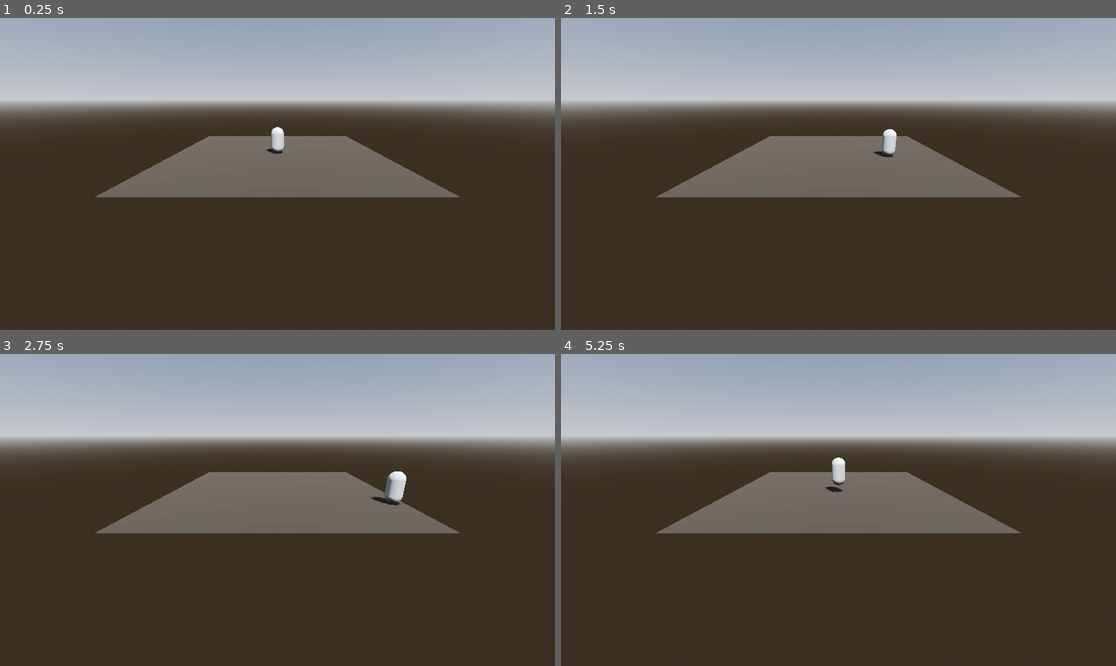
Above: before the commit, frames 1-4 (two rows, left to right).
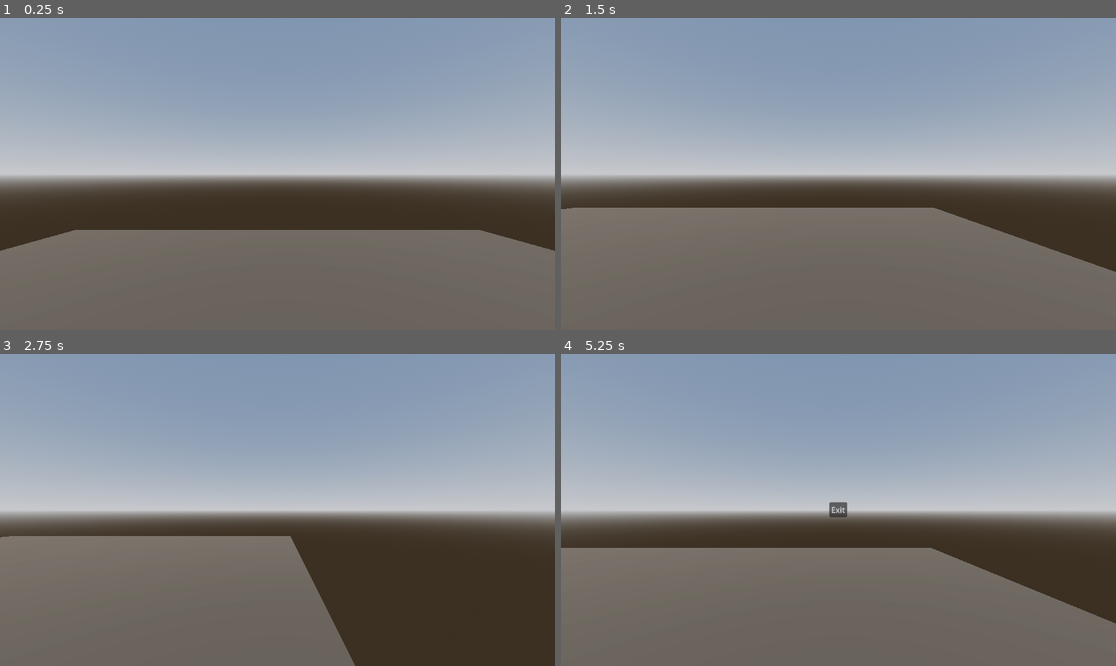
Above: after the commit, the same moments.

Repository: MorningBeverage/Temp-Project
Game: Godot game, scene res://scene_1.tscn
The game is run twice, just before and just after one commit, with the same random seed, the same clock (stepped at 60 frames per second) and the same inputs.
Inputs:
- Up to frame 1 (0.25 s): no input
- Up to frame 2 (1.5 s): tap Enter (ui_accept) at 0.5, 0.6, 0.77, 1.07, 1.35 s; hold Right (ui_right) 0.53-1.28 s; hold Down (ui_down) from 1.28 s (still down)
- Up to frame 3 (2.75 s): tap Enter (ui_accept) at 1.52, 1.82, 2.1 s; release Down (ui_down) at 2.03 s; hold Right (ui_right) from 2.03 s (still down)
- Up to frame 4 (5.25 s): release Right (ui_right) at 2.78 s; hold Up (ui_up) 2.78-3.53 s; tap Enter (ui_accept) at 2.85, 3.02, 3.32, 3.6, 3.77, 4.07, 4.35, 4.52, 4.82, 5.1 s; hold Left (ui_left) 3.53-5.03 s; tap Escape (escape, bound only after the commit) at 4.15 s; hold Down (ui_down) from 5.03 s (still down)

The runs differ from the first frame. In frame 1, 81% of the frame differs, in the area x 0-100%, y 2-100%; in frame 2, 86%; in frame 3, 74%; in frame 4, 84%.

Commit message:
Added menu & attached camera to character
Also set the default view to fullscreen and changed the character's code so they would not react to input while the menu is open.

Diff:
--- a/character.gd
+++ b/character.gd
@@ -1,23 +1,39 @@
 extends CharacterBody3D
 
+@onready var root: Node3D = $".."
 
 const SPEED = 5.0
 const JUMP_VELOCITY = 4.5
 
+var menu_open: bool
 
+func _ready() -> void:
+	root.menu_state_changed.connect(_on_menu_state_changed)
+
+
+# Movement & Gravity
 func _physics_process(delta: float) -> void:
-	# Add the gravity.
+	#region: Input
+	var input_jump: bool
+	var input_dir: Vector2
+
+	# Get input if the menu is not open.
+	if menu_open == false:
+		input_jump = Input.is_action_just_pressed("ui_accept")
+		input_dir = Input.get_vector("ui_left", "ui_right", "ui_up", "ui_down")
+	#endregion
+
+	# Add gravity.
 	if not is_on_floor():
 		velocity += get_gravity() * delta
 
 	# Handle jump.
-	if Input.is_action_just_pressed("ui_accept") and is_on_floor():
+	if input_jump and is_on_floor():
 		velocity.y = JUMP_VELOCITY
 
-	# Get the input direction and handle the movement/deceleration.
-	# As good practice, you should replace UI actions with custom gameplay actions.
-	var input_dir := Input.get_vector("ui_left", "ui_right", "ui_up", "ui_down")
-	var direction := (transform.basis * Vector3(input_dir.x, 0, input_dir.y)).normalized()
+	# Handle movement/deceleration.
+	var direction = (transform.basis * Vector3(input_dir.x, 0, input_dir.y)).normalized()
+
 	if direction:
 		velocity.x = direction.x * SPEED
 		velocity.z = direction.z * SPEED
@@ -26,3 +42,7 @@
 		velocity.z = move_toward(velocity.z, 0, SPEED)
 
 	move_and_slide()
+
+
+func _on_menu_state_changed(signal_menu_open: bool) -> void:
+	menu_open = signal_menu_open
--- a/character.tscn
+++ b/character.tscn
@@ -6,11 +6,16 @@
 
 [sub_resource type="CapsuleShape3D" id="CapsuleShape3D_xbj5f"]
 
-[node name="CharacterBody3D" type="CharacterBody3D"]
+[node name="Character" type="CharacterBody3D"]
 script = ExtResource("1_w0c0x")
 
 [node name="MeshInstance3D" type="MeshInstance3D" parent="."]
+transform = Transform3D(1, 0, 0, 0, 1, 0, 0, 0, 1, 0, 1, 0)
 mesh = SubResource("CapsuleMesh_g2ark")
 
 [node name="CollisionShape3D" type="CollisionShape3D" parent="."]
+transform = Transform3D(1, 0, 0, 0, 1, 0, 0, 0, 1, 0, 1, 0)
 shape = SubResource("CapsuleShape3D_xbj5f")
+
+[node name="Camera3D" type="Camera3D" parent="."]
+transform = Transform3D(1, 0, 0, 0, 1, 0, 0, 0, 1, 0, 1.5, 0)
--- /dev/null
+++ b/menu.gd
@@ -0,0 +1,13 @@
+extends Control
+
+
+func _ready() -> void:
+	pass
+
+
+func _process(_delta: float) -> void:
+	pass
+
+
+func _on_exit_button_pressed() -> void:
+	get_tree().quit()
--- /dev/null
+++ b/menu.tscn
@@ -0,0 +1,28 @@
+[gd_scene load_steps=2 format=3 uid="uid://dvhv0s7t0m3qu"]
+
+[ext_resource type="Script" path="res://menu.gd" id="1_jpui5"]
+
+[node name="Menu" type="Control"]
+layout_mode = 3
+anchors_preset = 15
+anchor_right = 1.0
+anchor_bottom = 1.0
+grow_horizontal = 2
+grow_vertical = 2
+script = ExtResource("1_jpui5")
+
+[node name="CenterContainer" type="CenterContainer" parent="."]
+layout_mode = 1
+anchors_preset = 15
+anchor_right = 1.0
+anchor_bottom = 1.0
+grow_horizontal = 2
+grow_vertical = 2
+
+[node name="ExitButton" type="Button" parent="CenterContainer"]
+layout_mode = 2
+size_flags_horizontal = 4
+focus_mode = 0
+text = "Exit"
+
+[connection signal="pressed" from="CenterContainer/ExitButton" to="." method="_on_exit_button_pressed"]
--- a/project.godot
+++ b/project.godot
@@ -10,7 +10,19 @@
 
 [application]
 
-config/name="New Game Project"
+config/name="Temp Project"
 run/main_scene="res://scene_1.tscn"
 config/features=PackedStringArray("4.3", "Forward Plus")
 config/icon="res://icon.svg"
+
+[display]
+
+window/size/mode=3
+
+[input]
+
+escape={
+"deadzone": 0.5,
+"events": [Object(InputEventKey,"resource_local_to_scene":false,"resource_name":"","device":-1,"window_id":0,"alt_pressed":false,"shift_pressed":false,"ctrl_pressed":false,"meta_pressed":false,"pressed":false,"keycode":0,"physical_keycode":4194305,"key_label":0,"unicode":0,"location":0,"echo":false,"script":null)
+]
+}
--- a/scene_1.tscn
+++ b/scene_1.tscn
@@ -1,6 +1,7 @@
-[gd_scene load_steps=8 format=3 uid="uid://7uer2j682v5u"]
+[gd_scene load_steps=9 format=3 uid="uid://7uer2j682v5u"]
 
 [ext_resource type="PackedScene" uid="uid://bphpgffntyn2l" path="res://character.tscn" id="1_et77c"]
+[ext_resource type="Script" path="res://scene_root.gd" id="1_qv4ep"]
 
 [sub_resource type="ProceduralSkyMaterial" id="ProceduralSkyMaterial_55a4x"]
 sky_horizon_color = Color(0.64625, 0.65575, 0.67075, 1)
@@ -25,7 +26,8 @@
 [sub_resource type="BoxShape3D" id="BoxShape3D_v41s3"]
 size = Vector3(16, 1, 16)
 
-[node name="Node3D" type="Node3D"]
+[node name="Scene1" type="Node3D"]
+script = ExtResource("1_qv4ep")
 
 [node name="WorldEnvironment" type="WorldEnvironment" parent="."]
 environment = SubResource("Environment_7dapj")
@@ -44,8 +46,5 @@
 transform = Transform3D(1, 0, 0, 0, 1, 0, 0, 0, 1, 0, -0.5, 0)
 shape = SubResource("BoxShape3D_v41s3")
 
-[node name="Camera3D" type="Camera3D" parent="."]
-transform = Transform3D(1, 0, 0, 0, 0.939298, 0.343102, 0, -0.343102, 0.939298, 0, 4, 16)
-
-[node name="CharacterBody3D" parent="." instance=ExtResource("1_et77c")]
+[node name="Character" parent="." instance=ExtResource("1_et77c")]
 transform = Transform3D(1, 0, 0, 0, 1, 0, 0, 0, 1, 0, 1, 0)
--- /dev/null
+++ b/scene_root.gd
@@ -0,0 +1,26 @@
+extends Node3D
+
+const MENU = preload("res://menu.tscn")
+
+var menu
+
+signal menu_state_changed(menu_open: bool)
+
+
+func _ready() -> void:
+	Input.mouse_mode = Input.MOUSE_MODE_CAPTURED
+
+
+func _process(_delta: float) -> void:
+	if Input.is_action_just_pressed("escape"):
+		if menu == null:
+			menu = MENU.instantiate()
+			add_child(menu)
+			Input.mouse_mode = Input.MOUSE_MODE_VISIBLE
+
+			menu_state_changed.emit(true)
+		else:
+			menu.queue_free()
+			Input.mouse_mode = Input.MOUSE_MODE_CAPTURED
+
+			menu_state_changed.emit(false)
